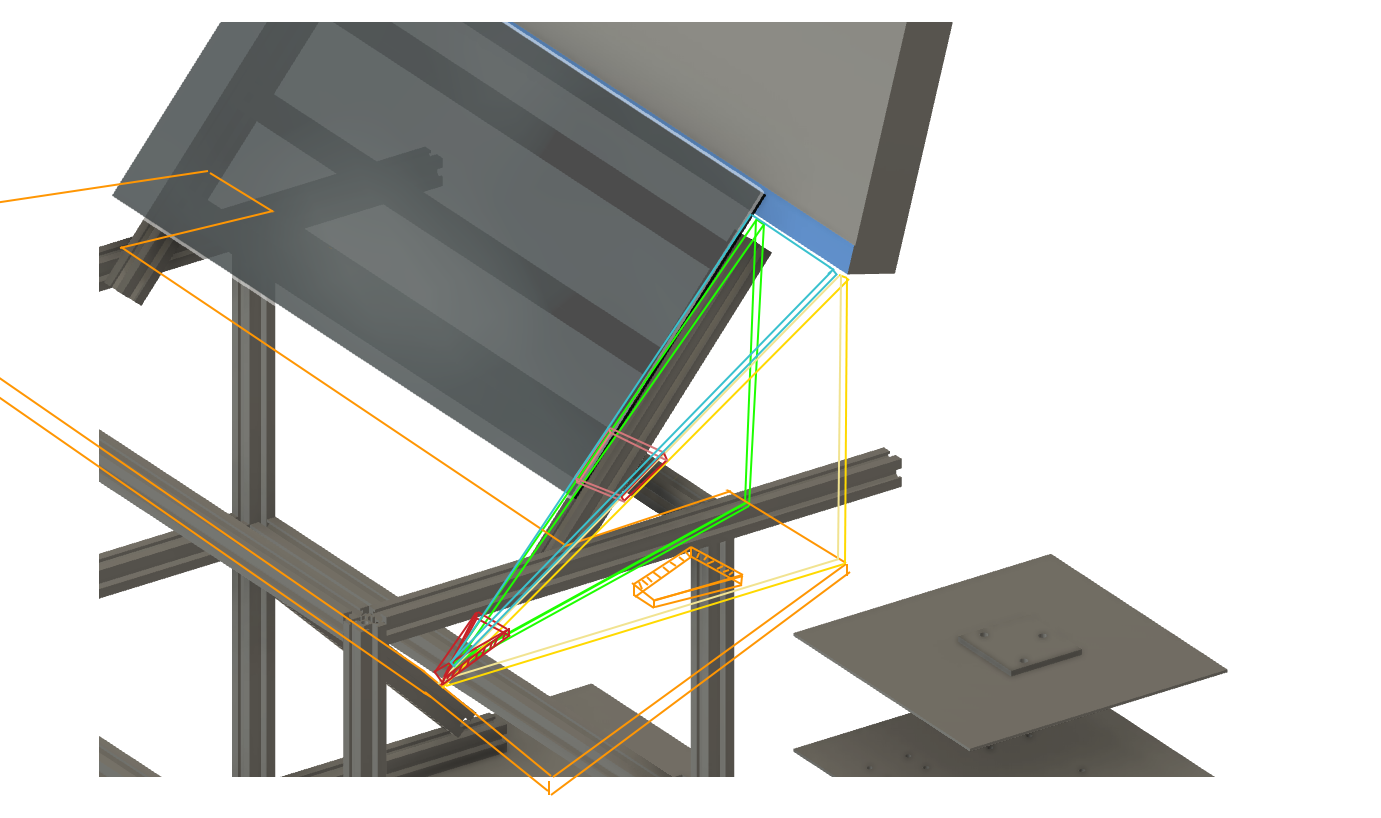
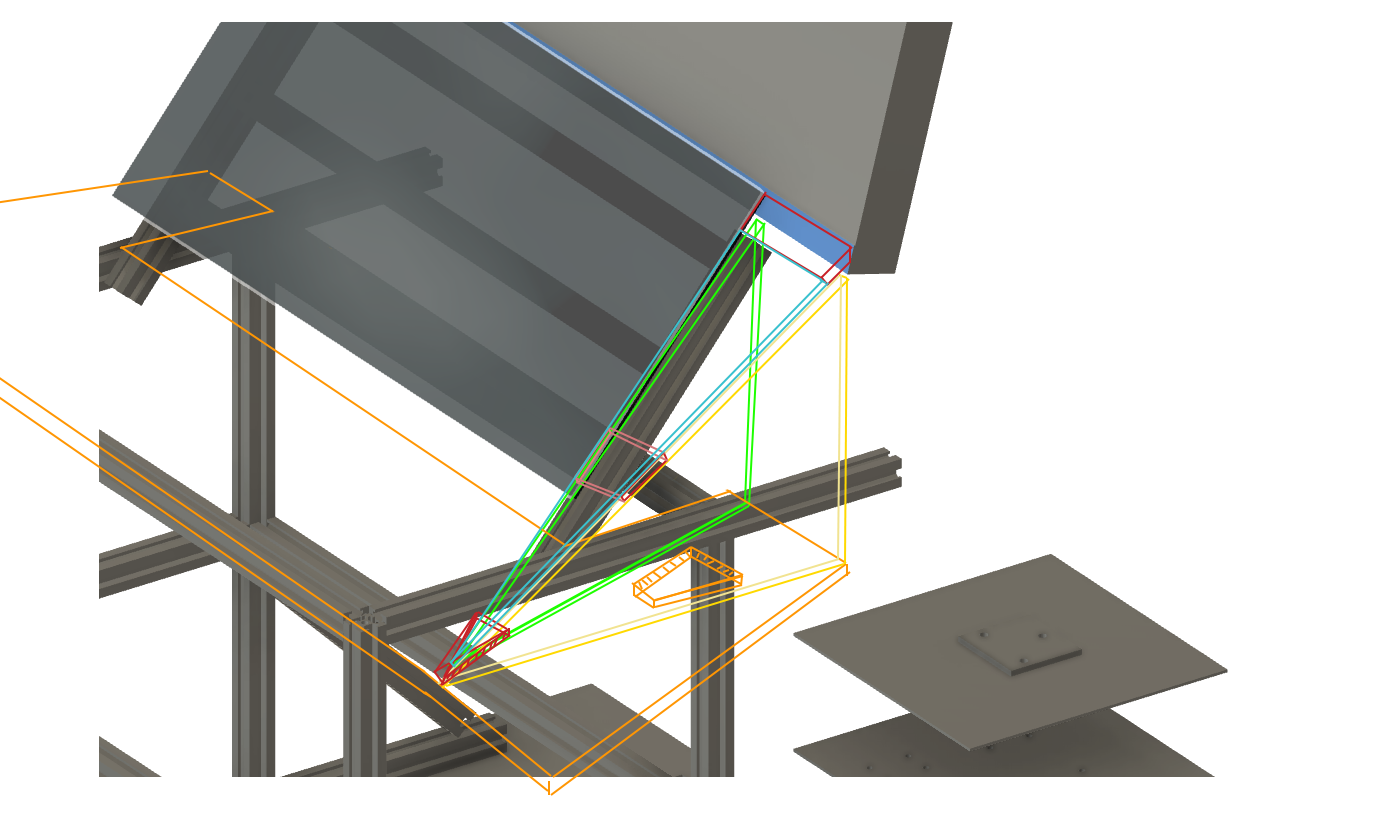
Two versions of the same layered image (1381x818). Layer-by-layer changes:
painted on "Triangle_mechanism_A_2" over [739, 213, 838, 284]
painted on "Triangle_mechanism_supp_2" over [739, 191, 853, 286]
